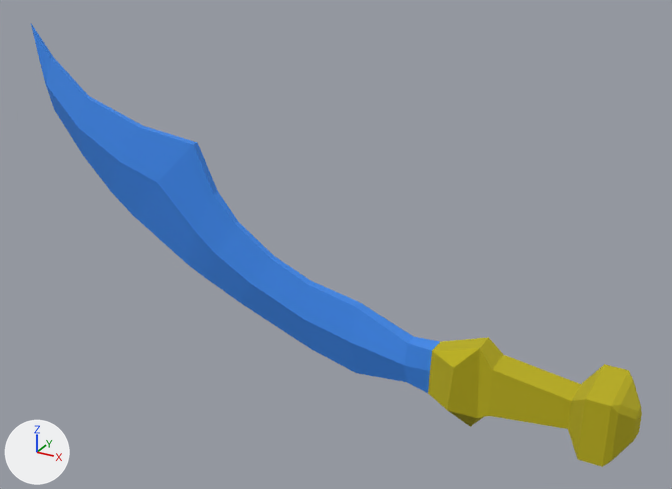
A saved change to the glTF model client/public/assets/equipment/weapon/MithrilScimitar.glb.
One viewpoint serves both versions: a 50 mm lens placed at (0.218, -0.767, 1.489), pointed at (-0.21, 0.01, 1.1). Every picture has the same lights, and +X, +Y and +Z are marked at lower left. The picture after the commit comes second. Where no turn or scale is listed for an object, it has been applied to the vertices.
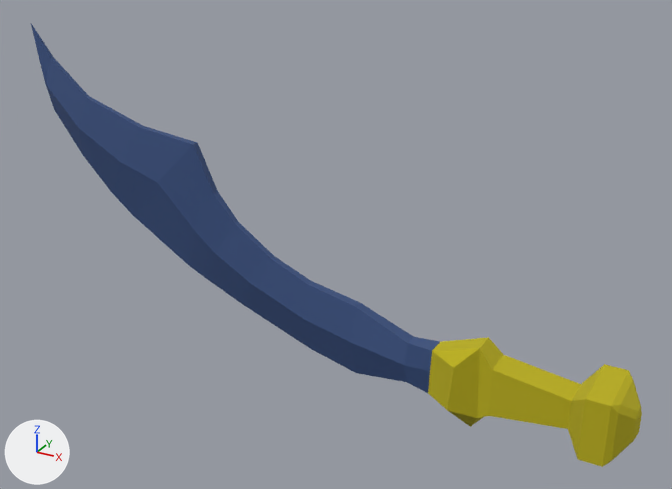
Location of each change, (x1, y1, x2, y2) in pixels of the pictures (672 x 489 px):
```json
{"object": "Cube", "change": "recoloured", "before": [31, 24, 443, 395], "after": [31, 24, 443, 395], "on screen": "darker"}
```

Edits to the scene script, one JSON object a line:
```json
{"op": "set", "path": "mat_material_026.base_color", "old": "(0.043, 0.252, 0.85)", "new": "(0.0348, 0.0747, 0.205)", "note": "blue #3a89ed -> blue #344d7d"}
```
